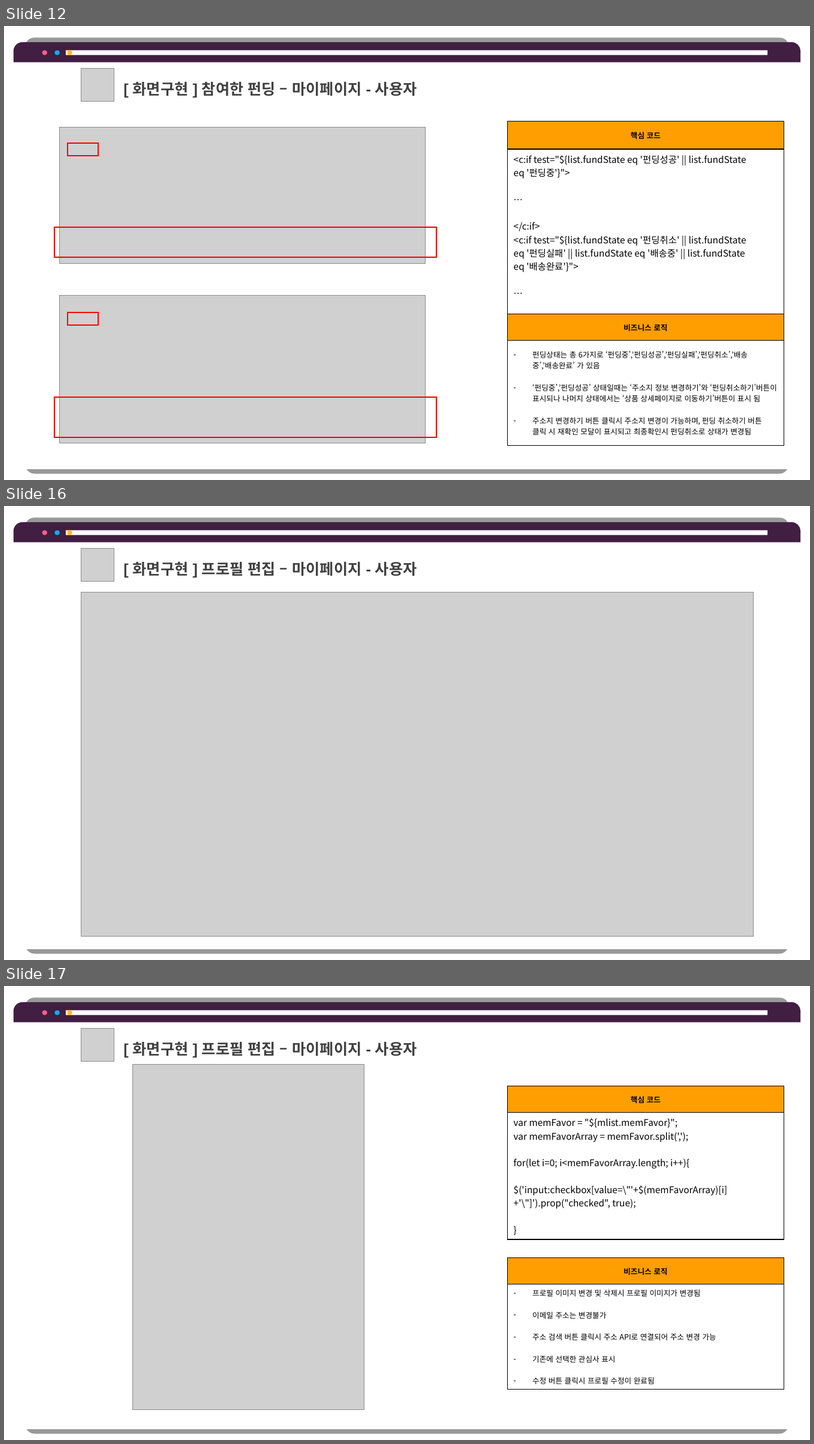
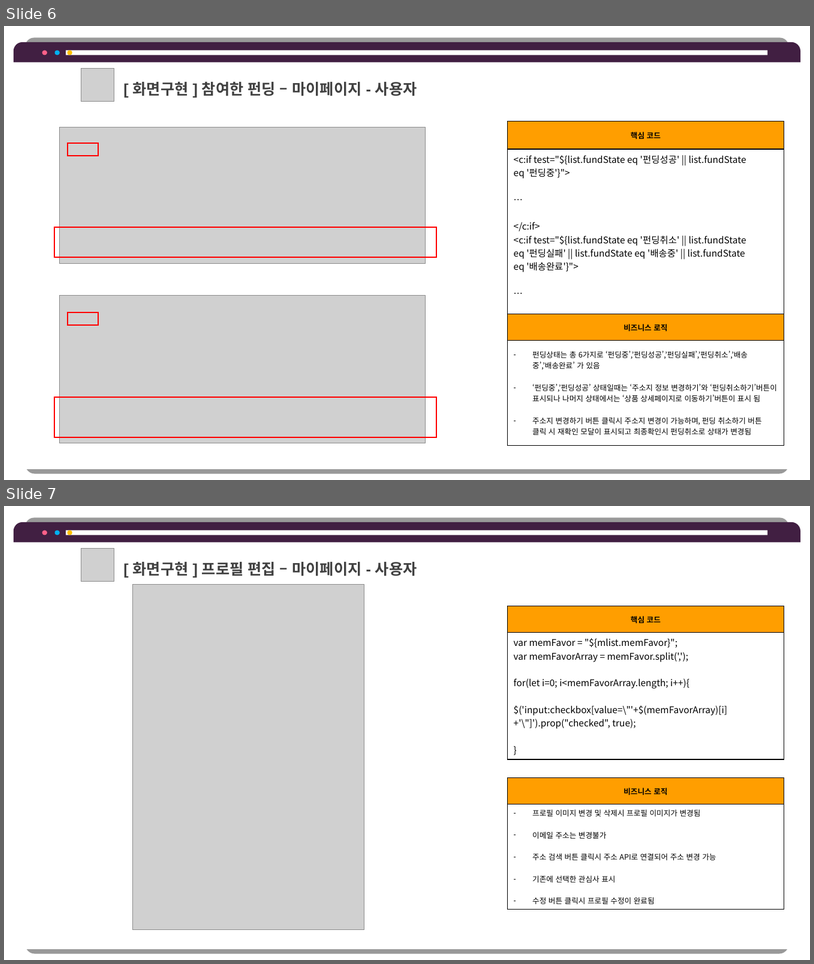
Before and after one commit to hhsw07/ezen-academy-projects, a slide deck: 0 발표용 파워포인트/0608 5차발표/0608 project06 - 파워포인트 - 서희.pptx. Shown one above the other, each under a label of ours: slides 12, 16 and 17 before the commit, slides 6 and 7 after it; the slides between them are not shown. The pictures are 814x1444 and 814x964 pixels, drawn with LibreOffice and Linux fonts; fonts in the diff are those of the drawing; grey boxes stand for pictures. Boxes give left, top, right and bottom in pixels: in the first picture for what was removed or moved away, otherwise in the second. Text is boxed around its words. In the diff, an @@ line names an element or a change of style, - is before the commit and + after.

```diff
--- a/0 발표용 파워포인트/0608 5차발표/0608 project06 - 파워포인트 - 서희.pptx
+++ b/0 발표용 파워포인트/0608 5차발표/0608 project06 - 파워포인트 - 서희.pptx
@@ slide 16 removed at bbox=[4, 506, 810, 960], background #FFFFFF @@
@@ round same rect removed at bbox=[14, 522, 801, 542] @@
@@ ellipse removed at bbox=[42, 530, 47, 535] @@
@@ ellipse removed at bbox=[55, 530, 60, 535] @@
@@ rectangle removed at bbox=[66, 530, 768, 535] @@
@@ ellipse removed at bbox=[68, 530, 72, 535] @@
@@ round same rect removed at bbox=[14, 542, 801, 949] @@
@@ picture removed at bbox=[81, 549, 115, 582] @@
@@ text removed at bbox=[133, 562, 417, 576] @@
-[ 화면구현 ] 프로필 편집 – 마이페이지 - 사용자
@@ picture removed at bbox=[81, 592, 754, 936] @@
@@ what was slide 12 is now slide 6 @@
@@ what was slide 17 is now slide 7 @@
```
Also in this commit, not shown: 13 other slides removed.
